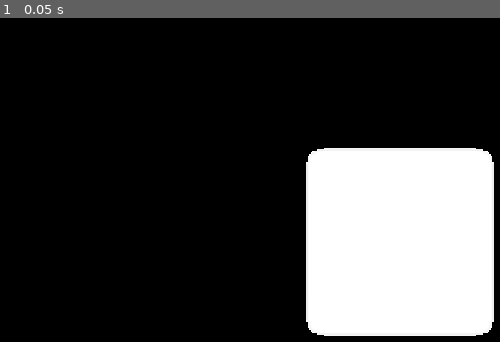
Above: before the commit, frame 1.
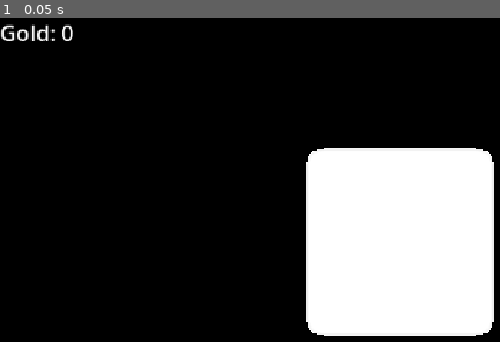
Above: after the commit, the same moment.

Repository: CyberSugarStudios/clickerCube
Game: Godot game, scene res://scenes/main.tscn
The game is run twice, just before and just after one commit, with the same random seed, the same clock (stepped at 60 frames per second) and the same inputs.
Inputs:
- Up to frame 1 (0.05 s): no input

The runs differ from the first frame. In frame 1, 0.4% of the frame differs, in the area x 0-15%, y 1-8%.

Commit message:
Gold now shown on screen

Diff:
--- a/clickerCube/scenes/cube_grid.tscn
+++ b/clickerCube/scenes/cube_grid.tscn
@@ -1,6 +1,6 @@
 [gd_scene format=3 uid="uid://cffuuluhg7y5d"]
 
-[ext_resource type="Script" uid="uid://dppkyuuegk3t3" path="res://scenes/cube_grid.gd" id="1_pkjvo"]
+[ext_resource type="Script" uid="uid://dppkyuuegk3t3" path="res://scripts/cube_grid.gd" id="1_pkjvo"]
 
 [node name="CubeGrid" type="Node3D" unique_id=849150432]
 script = ExtResource("1_pkjvo")
--- a/clickerCube/scenes/main.tscn
+++ b/clickerCube/scenes/main.tscn
@@ -1,6 +1,7 @@
 [gd_scene format=3 uid="uid://vjfv8uvh3sl6"]
 
 [ext_resource type="PackedScene" uid="uid://cffuuluhg7y5d" path="res://scenes/cube_grid.tscn" id="1_o5qli"]
+[ext_resource type="Script" uid="uid://dbdp1imswulp8" path="res://scripts/ui/gold_label.gd" id="2_0wfyh"]
 
 [sub_resource type="Environment" id="Environment_8viuf"]
 background_mode = 1
@@ -19,3 +20,12 @@
 environment = SubResource("Environment_8viuf")
 
 [node name="CubeGrid" parent="." unique_id=849150432 instance=ExtResource("1_o5qli")]
+
+[node name="UI" type="CanvasLayer" parent="." unique_id=176677137]
+
+[node name="GoldLabel" type="Label" parent="UI" unique_id=43094549]
+offset_right = 40.0
+offset_bottom = 23.0
+theme_override_font_sizes/font_size = 32
+text = "Gold: 0"
+script = ExtResource("2_0wfyh")
--- a/clickerCube/scripts/autoload/game_state.gd
+++ b/clickerCube/scripts/autoload/game_state.gd
@@ -7,7 +7,7 @@
 var gold: float = 0.0
 var click_damage: float = 1.0
 var crit_chance: float = 0.05
-var crit_mult: float = 2
+var crit_mult: float = 2.0
 #endregion
 #endregion
 
--- a/clickerCube/scripts/cube.gd
+++ b/clickerCube/scripts/cube.gd
@@ -25,7 +25,6 @@
 	cur_hp -= amount
 	#tween a slight shrink and return to normal size
 	if cur_hp <= 0:
-		#cur_hp = max_hp #infinite testing
 		kill_cube()
 
 func kill_cube() -> void:
--- a/clickerCube/scenes/cube_grid.gd
+++ b/clickerCube/scripts/cube_grid.gd
@@ -12,7 +12,7 @@
 	spawn_cube()
 
 func spawn_cube() -> void:
-	var cube = CUBE_SCENE.instantiate() as Cube
+	var cube := CUBE_SCENE.instantiate() as Cube
 	cube.broken.connect(_on_cube_broken)
 	add_child(cube)
 
--- /dev/null
+++ b/clickerCube/scripts/ui/gold_label.gd
@@ -0,0 +1,8 @@
+extends Label
+
+func _ready() -> void:
+	GameState.gold_changed.connect(_on_gold_changed)
+	_on_gold_changed(GameState.gold)
+
+func _on_gold_changed(new_amount: float) -> void:
+	text = "Gold: %d" % new_amount
Renamed: clickerCube/scenes/cube_grid.gd.uid -> clickerCube/scripts/cube_grid.gd.uid
Not shown, added: clickerCube/scripts/ui/gold_label.gd.uid
